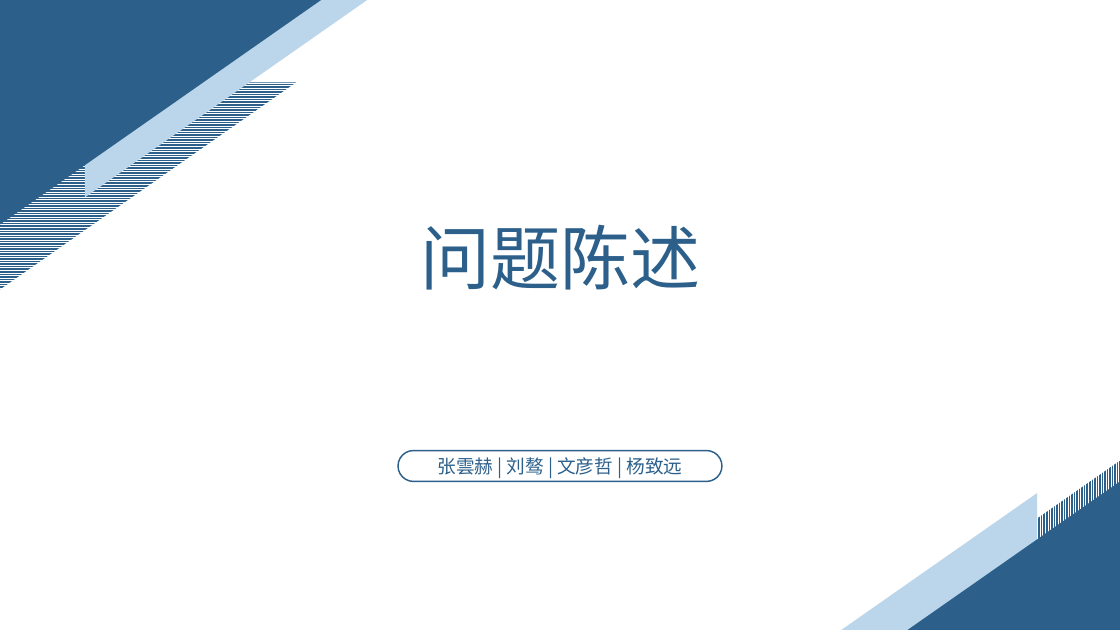
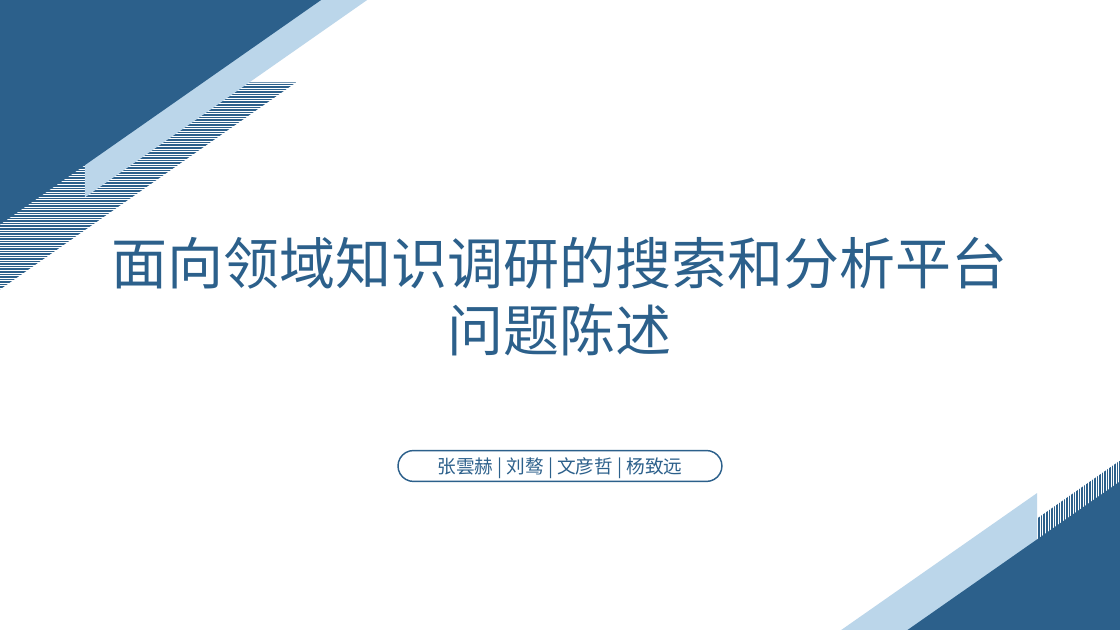
Before and after one commit to ZhangYHe/BIT-2023-ZYGC, a slide deck: slide 1 of doc/问题陈述.pptx. Drawn at 1120x630 pixels with LibreOffice and Linux fonts; fonts in the diff are those of the drawing. Boxes give left, top, right and bottom in pixels: in the first picture for what was removed or moved away, otherwise in the second. Text is boxed around its words. In the diff, an @@ line names an element or a change of style, - is before the commit and + after.

```diff
--- a/doc/问题陈述.pptx
+++ b/doc/问题陈述.pptx
@@ text "面向领域知识调研的搜索和分析平台" moved from (x1=420, y1=224, x2=700, y2=290) to (x1=112, y1=237, x2=1008, y2=356) @@
@@ text at (x1=112, y1=237, x2=1008, y2=289): paragraph added @@
+面向领域知识调研的搜索和分析平台
@@ text at (x1=448, y1=303, x2=672, y2=356): size 60 to 48 pt in "问题陈述" @@
```
Also in this commit, not shown: 6 other slides changed, 8 slides added.
